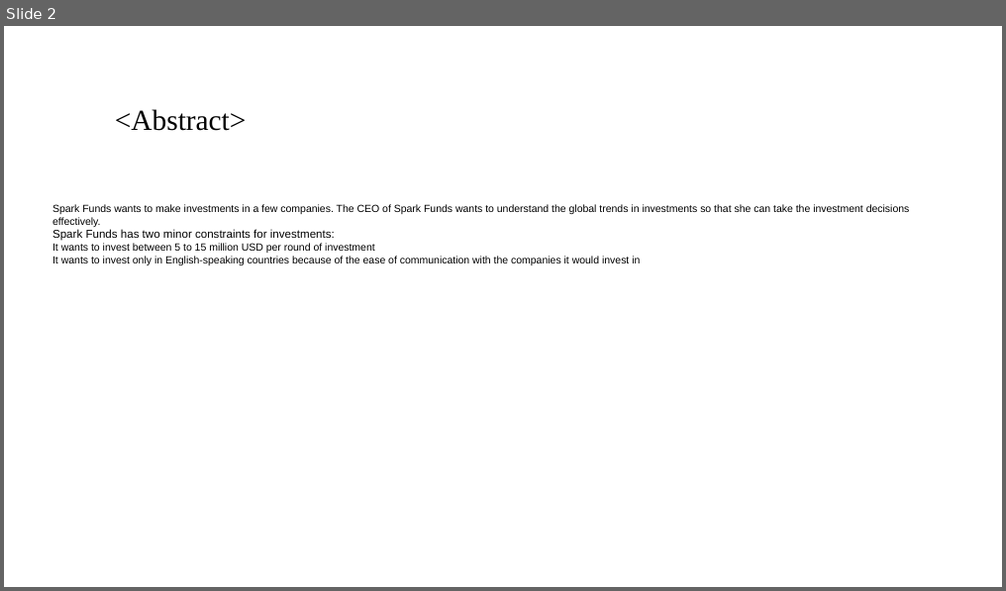
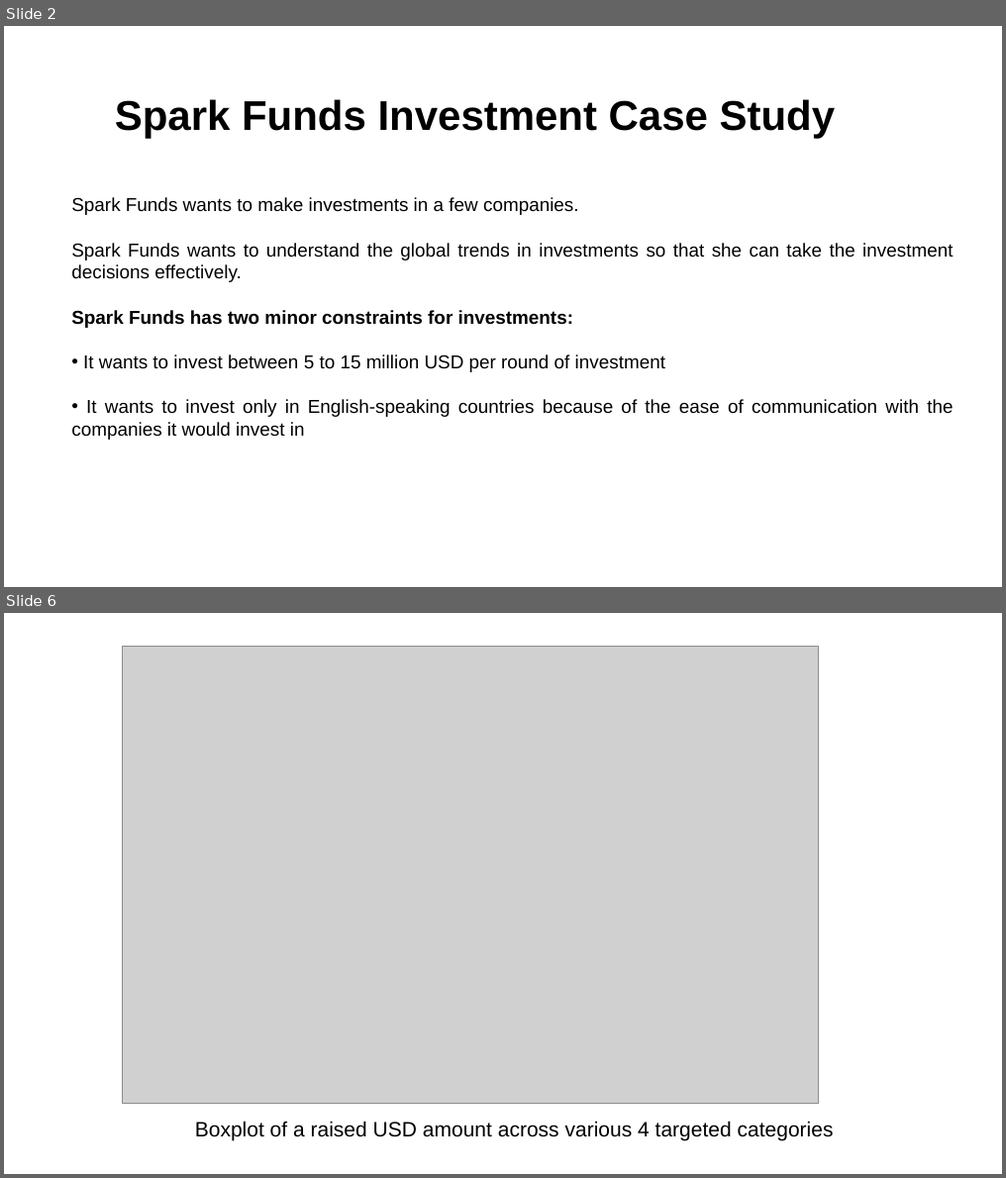
Before and after one commit to santhoshpkumar/Spark-Funds-Investment-CaseStudy, a slide deck: Spark Funds Presentation.pptx. Shown one above the other, each under a label of ours: slide 2 before the commit, slides 2 and 6 after it; the slides between them are not shown. The pictures are 1006x591 and 1006x1178 pixels, drawn with LibreOffice and Linux fonts; fonts in the diff are those of the drawing; grey boxes stand for pictures; background and template pictures are left out. Boxes give left, top, right and bottom in pixels: in the first picture for what was removed or moved away, otherwise in the second. Text is boxed around its words. In the diff, an @@ line names an element or a change of style, - is before the commit and + after.

```diff
--- a/Spark Funds Presentation.pptx
+++ b/Spark Funds Presentation.pptx
@@ slide 6 added at (4, 613, 1002, 1174), background #FFFFFF @@
@@ picture added at (122, 646, 819, 1103) @@
@@ text added at (195, 1121, 834, 1142), 20 pt, text #000000 @@
+Boxplot of a raised USD amount across various 4 targeted categories
@@ slide 2 changed as well @@
@@ text at (115, 99, 836, 138): text changed; size 28 to 40 pt; font Times New Roman to Arial; bold on @@
-<Abstract>
+Spark Funds Investment Case Study
@@ text "Spark Funds wants to make ...": place and size @@
-text "Spark Funds wants to make ..." at (53, 204, 910, 266)
+text "Spark Funds wants to make ..." at (71, 197, 952, 440)
@@ text at (71, 197, 952, 282): text changed; size 10 to 18 pt @@
-Spark Funds wants to make investments in a few companies. The CEO of Spark Funds wants to understand the global trends in investments so that she can take the investment decisions effectively.
+Spark Funds wants to make investments in a few companies.
+Spark Funds wants to understand the global trends in investments so that she can take the investment decisions effectively.
@@ text at (71, 310, 952, 440): size 11 to 18 pt, bold on in "Spark Funds has two minor constraints for ..."; size 10 to 18 pt in "It wants to invest between 5 to ...", "It wants to invest only in English-speaking ..."; alignment left to justified; bullet none to • @@
```
Also in this commit, not shown: 4 other slides changed, 4 other slides added, 5 slides removed.
